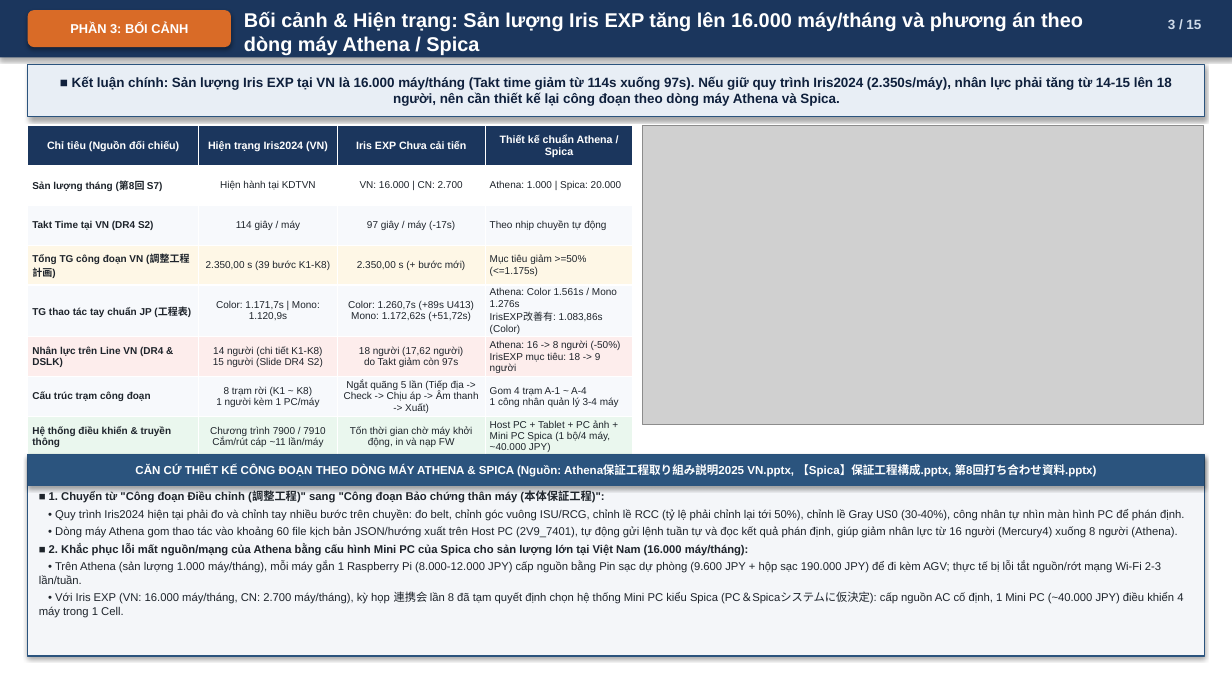
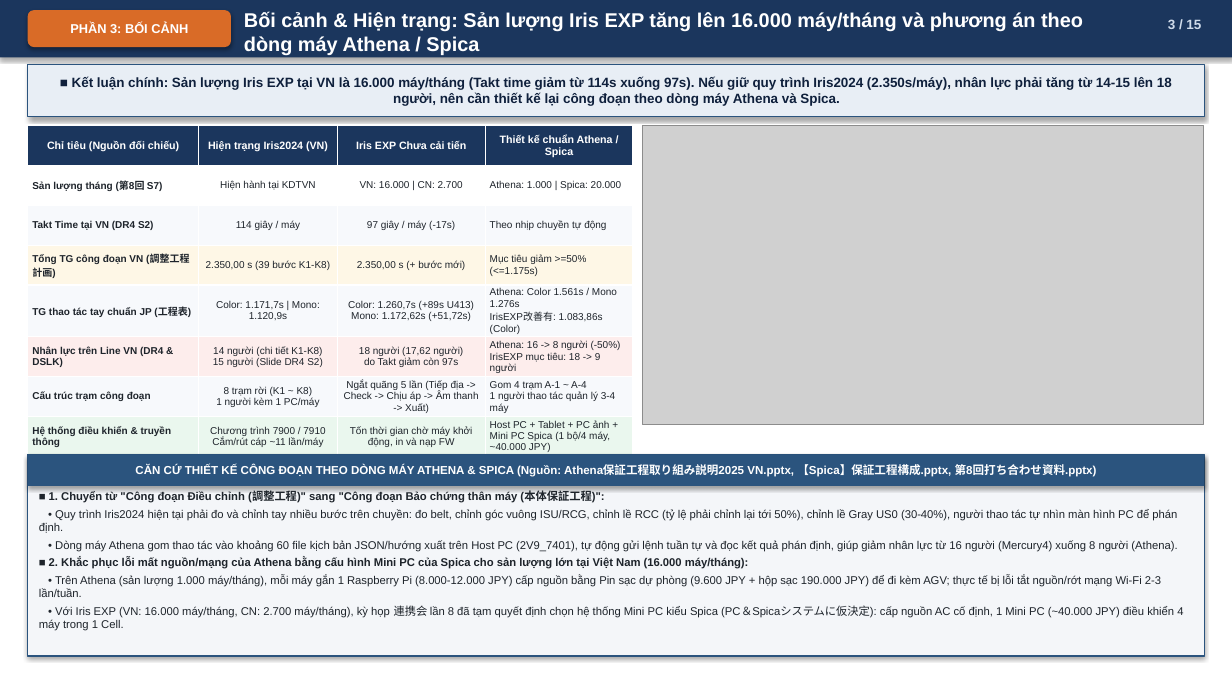
Before and after one commit to Nakazasen/bao_cao_dc_EXPIris, a slide deck: slide 3 of IrisEXP_Bao-cao-de-an-VN.pptx. Drawn at 1232x693 pixels with LibreOffice and Linux fonts; fonts in the diff are those of the drawing; grey boxes stand for pictures. Boxes give left, top, right and bottom in pixels: in the first picture for what was removed or moved away, otherwise in the second. Text is boxed around its words. In the diff, an @@ line names an element or a change of style, - is before the commit and + after.

Commit message:
Replace 'công nhân' with 'người thao tác' across all slides and supporting data

```diff
--- a/IrisEXP_Bao-cao-de-an-VN.pptx
+++ b/IrisEXP_Bao-cao-de-an-VN.pptx
@@ table at (28, 126, 633, 456) @@
-row 7, column 4: Gom 4 trạm A-1 ~ A-4 1 công nhân quản lý 3-4 máy
+row 7, column 4: Gom 4 trạm A-1 ~ A-4 1 người thao tác quản lý 3-4 máy
@@ text at (39, 509, 1177, 533): text changed @@
-• Quy trình Iris2024 hiện tại phải đo và chỉnh tay nhiều bước trên chuyền: đo belt, chỉnh góc vuông ISU/RCG, chỉnh lề RCC (tỷ lệ phải chỉnh lại tới 50%), chỉnh lề Gray US0 (30-40%), công nhân tự nhìn màn hình PC để phán định.
+• Quy trình Iris2024 hiện tại phải đo và chỉnh tay nhiều bước trên chuyền: đo belt, chỉnh góc vuông ISU/RCG, chỉnh lề RCC (tỷ lệ phải chỉnh lại tới 50%), chỉnh lề Gray US0 (30-40%), người thao tác tự nhìn màn hình PC để phán định.
```
Also in this commit, not shown: 4 other slides changed, 2 other files.
